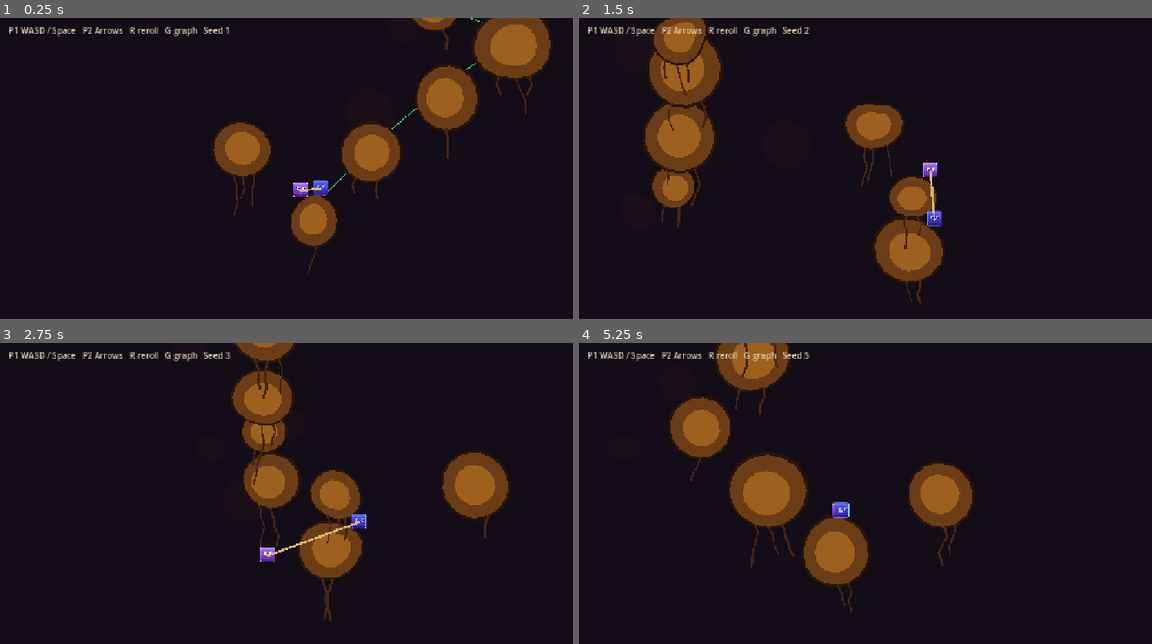
Above: before the commit, frames 1-4 (two rows, left to right).
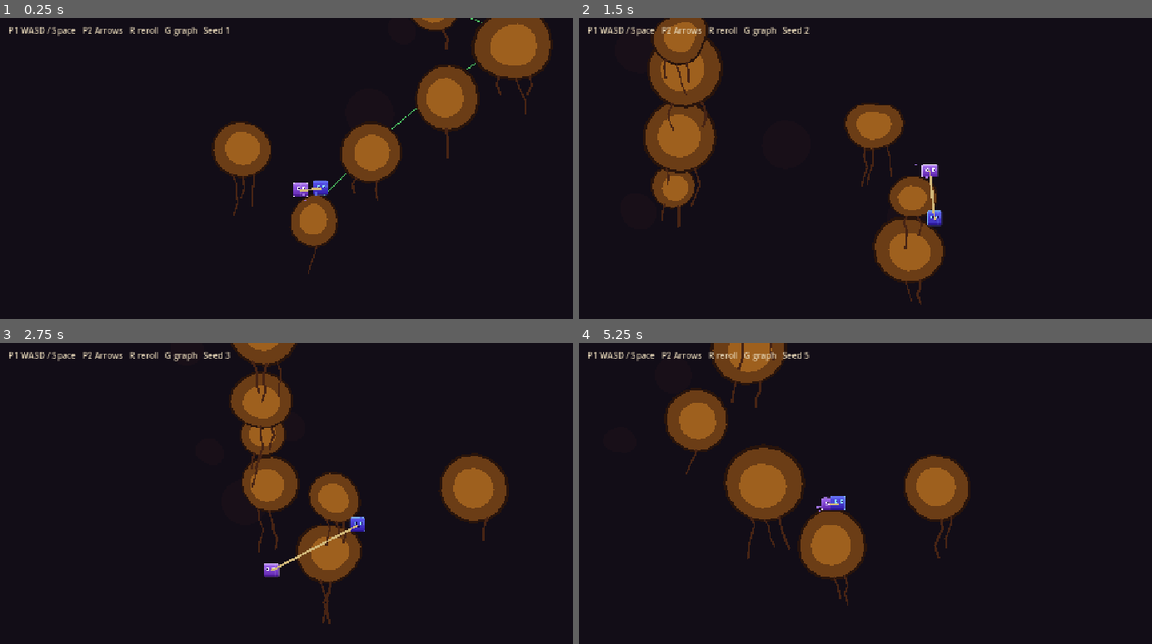
Above: after the commit, the same moments.

Repository: fabvarisco/gamejam-plus-2026
Game: Godot game, scene res://scenes/main.tscn
The game is run twice, just before and just after one commit, with the same random seed, the same clock (stepped at 60 frames per second) and the same inputs.
Inputs:
- Up to frame 1 (0.25 s): no input
- Up to frame 2 (1.5 s): tap Enter at 0.5 s; hold D from 0.53 s (still down); tap R at 0.6 s; tap Space at 0.77 s; tap G at 1.35 s
- Up to frame 3 (2.75 s): tap Space at 1.52 s; release D at 2.03 s; hold A from 2.03 s (still down); tap R at 2.1 s
- Up to frame 4 (5.25 s): release A at 2.78 s; hold D 2.78-4.28 s; tap G at 2.85, 4.35 s; tap Space at 3.02, 3.77, 4.52 s; tap R at 3.6, 5.1 s; hold A 4.28-5.03 s; hold D from 5.03 s (still down)

The runs differ from the first frame. In frame 1, less than 0.1% of the frame differs, in the area x 51-58%, y 53-61%; in frame 2, 0.3%; in frame 3, 3.2%; in frame 4, 5.6%, in the area x 15-69%, y 0-90%.

Commit message:
add players juice

Diff:
--- a/scenes/main.tscn
+++ b/scenes/main.tscn
@@ -22,16 +22,11 @@
 
 [node name="StageGenerator" type="Node2D" parent="."]
 script = ExtResource("2_stage")
-generation_seed = 1
-rope_length = 220.0
-band_count = 5
-show_graph = true
 
 [node name="Players" type="Node2D" parent="."]
 
 [node name="Player1" parent="Players" instance=ExtResource("3_cube")]
 position = Vector2(-18, 0)
-player_index = 0
 
 [node name="Player2" parent="Players" instance=ExtResource("3_cube")]
 modulate = Color(0.55, 0.85, 1, 1)
@@ -40,7 +35,6 @@
 
 [node name="Rope" type="Node2D" parent="."]
 script = ExtResource("4_rope")
-max_length = 220.0
 player_a_path = NodePath("../Players/Player1")
 player_b_path = NodePath("../Players/Player2")
 
--- a/scenes/player_cube.tscn
+++ b/scenes/player_cube.tscn
@@ -6,16 +6,72 @@
 [sub_resource type="RectangleShape2D" id="RectangleShape2D_cube"]
 size = Vector2(32, 32)
 
+[sub_resource type="Gradient" id="Gradient_dust"]
+offsets = PackedFloat32Array(0, 1)
+colors = PackedColorArray(1, 1, 1, 1, 1, 1, 1, 1)
+
+[sub_resource type="GradientTexture2D" id="GradientTexture2D_dust"]
+gradient = SubResource("Gradient_dust")
+width = 4
+height = 4
+fill = 2
+fill_from = Vector2(0.5, 0.5)
+fill_to = Vector2(1, 0.5)
+
 [node name="PlayerCube" type="CharacterBody2D"]
 collision_layer = 2
 collision_mask = 1
 floor_stop_on_slope = true
 script = ExtResource("1_player")
 
-[node name="Sprite2D" type="Sprite2D" parent="."]
-position = Vector2(0, -4)
+[node name="Visual" type="Node2D" parent="."]
+position = Vector2(0, 16)
+
+[node name="Sprite2D" type="Sprite2D" parent="Visual"]
+position = Vector2(0, -20)
 scale = Vector2(0.2, 0.2)
 texture = ExtResource("2_sprite")
 
+[node name="WalkDust" type="CPUParticles2D" parent="Visual"]
+position = Vector2(0, -20)
+emitting = false
+amount = 3
+lifetime = 0.38
+randomness = 0.5
+lifetime_randomness = 0.25
+local_coords = false
+emission_shape = 3
+emission_rect_extents = Vector2(16, 16)
+direction = Vector2(-1, 0)
+spread = 50.0
+gravity = Vector2(0, 40)
+initial_velocity_min = 12.0
+initial_velocity_max = 32.0
+scale_amount_min = 1.0
+scale_amount_max = 1.6
+color = Color(1, 1, 1, 0.9)
+texture = SubResource("GradientTexture2D_dust")
+
+[node name="LandDust" type="CPUParticles2D" parent="Visual"]
+position = Vector2(0, -20)
+emitting = false
+amount = 3
+lifetime = 0.32
+one_shot = true
+explosiveness = 0.92
+randomness = 0.45
+local_coords = false
+emission_shape = 3
+emission_rect_extents = Vector2(16, 16)
+direction = Vector2(0, -1)
+spread = 180.0
+gravity = Vector2(0, 80)
+initial_velocity_min = 20.0
+initial_velocity_max = 55.0
+scale_amount_min = 1.0
+scale_amount_max = 1.6
+color = Color(1, 1, 1, 1)
+texture = SubResource("GradientTexture2D_dust")
+
 [node name="CollisionShape2D" type="CollisionShape2D" parent="."]
 shape = SubResource("RectangleShape2D_cube")
--- a/scripts/player_cube.gd
+++ b/scripts/player_cube.gd
@@ -5,20 +5,80 @@
 @export var move_speed: float = 240.0
 @export var jump_velocity: float = -430.0
 
+const MOVE_SMOOTH := 14.0
+const SQUASH_SMOOTH := 16.0
+
 var gravity: float = ProjectSettings.get_setting("physics/2d/default_gravity")
 var _jump_held: bool = false
+var _visual_scale := Vector2.ONE
+var _step_phase := 0.0
+
+@onready var _visual: Node2D = $Visual
+@onready var _sprite: Sprite2D = $Visual/Sprite2D
+@onready var _walk_dust: CPUParticles2D = $Visual/WalkDust
+@onready var _land_dust: CPUParticles2D = $Visual/LandDust
+
+
+func _ready() -> void:
+	var body := _body_color()
+	_walk_dust.color = Color(body.r, body.g, body.b, 0.9)
+	_land_dust.color = Color(body.r, body.g, body.b, 1.0)
 
 
 func _physics_process(delta: float) -> void:
-	if not is_on_floor():
+	var was_on_floor := is_on_floor()
+	if not was_on_floor:
 		velocity.y += gravity * delta
 	var axis := _horizontal_axis()
-	velocity.x = axis * move_speed
+	var target_speed := axis * move_speed
+	velocity.x = lerpf(velocity.x, target_speed, 1.0 - exp(-MOVE_SMOOTH * delta))
 	var jump_down := _jump_down()
-	if jump_down and not _jump_held and is_on_floor():
+	var jumped := jump_down and not _jump_held and was_on_floor
+	if jumped:
 		velocity.y = jump_velocity
+		_visual_scale = Vector2(0.72, 1.34)
 	_jump_held = jump_down
 	move_and_slide()
+	if not was_on_floor and is_on_floor():
+		_visual_scale = Vector2(1.36, 0.64)
+		_land_dust.restart()
+	_apply_juice(delta, axis)
+
+
+func _apply_juice(delta: float, axis: float) -> void:
+	var target := Vector2.ONE
+	if not is_on_floor():
+		var stretch := clampf(absf(velocity.y) / 520.0, 0.0, 1.0)
+		if velocity.y < 0.0:
+			target = Vector2(lerpf(1.0, 0.8, stretch), lerpf(1.0, 1.24, stretch))
+		else:
+			target = Vector2(lerpf(1.0, 1.1, stretch), lerpf(1.0, 0.86, stretch))
+	else:
+		var move := clampf(absf(velocity.x) / move_speed, 0.0, 1.0)
+		_step_phase += absf(velocity.x) * delta * 0.09
+		var bob := sin(_step_phase) * 0.05 * move
+		target = Vector2(lerpf(1.0, 1.1, move) + bob, lerpf(1.0, 0.9, move) - bob)
+	if axis != 0.0:
+		_sprite.flip_h = axis < 0.0
+	_visual_scale = _visual_scale.lerp(target, 1.0 - exp(-SQUASH_SMOOTH * delta))
+	_visual.scale = _visual_scale
+	var walking := is_on_floor() and absf(velocity.x) > 30.0
+	_walk_dust.emitting = walking
+	if walking:
+		_walk_dust.direction = Vector2(-signf(velocity.x), -0.45)
+
+
+func _body_color() -> Color:
+	var texture := _sprite.texture
+	if texture == null:
+		return Color(0.647, 0.42, 0.961)
+	var image := texture.get_image()
+	if image == null or image.is_empty():
+		return Color(0.647, 0.42, 0.961)
+	var pixel := image.get_pixel(image.get_width() / 2, int(image.get_height() * 0.53))
+	if pixel.a < 0.2:
+		return Color(0.647, 0.42, 0.961)
+	return Color(pixel.r, pixel.g, pixel.b, 1.0) * _sprite.modulate
 
 
 func _horizontal_axis() -> float:
Not shown: 2 places in scenes/main.tscn that only renumber resources
Not shown: 1 places in scenes/player_cube.tscn that only renumber resources
Not shown, added: scripts/player_cube.gd.uid
Not shown, added: scripts/rope.gd.uid
Not shown, added: scripts/stage_generator.gd.uid
